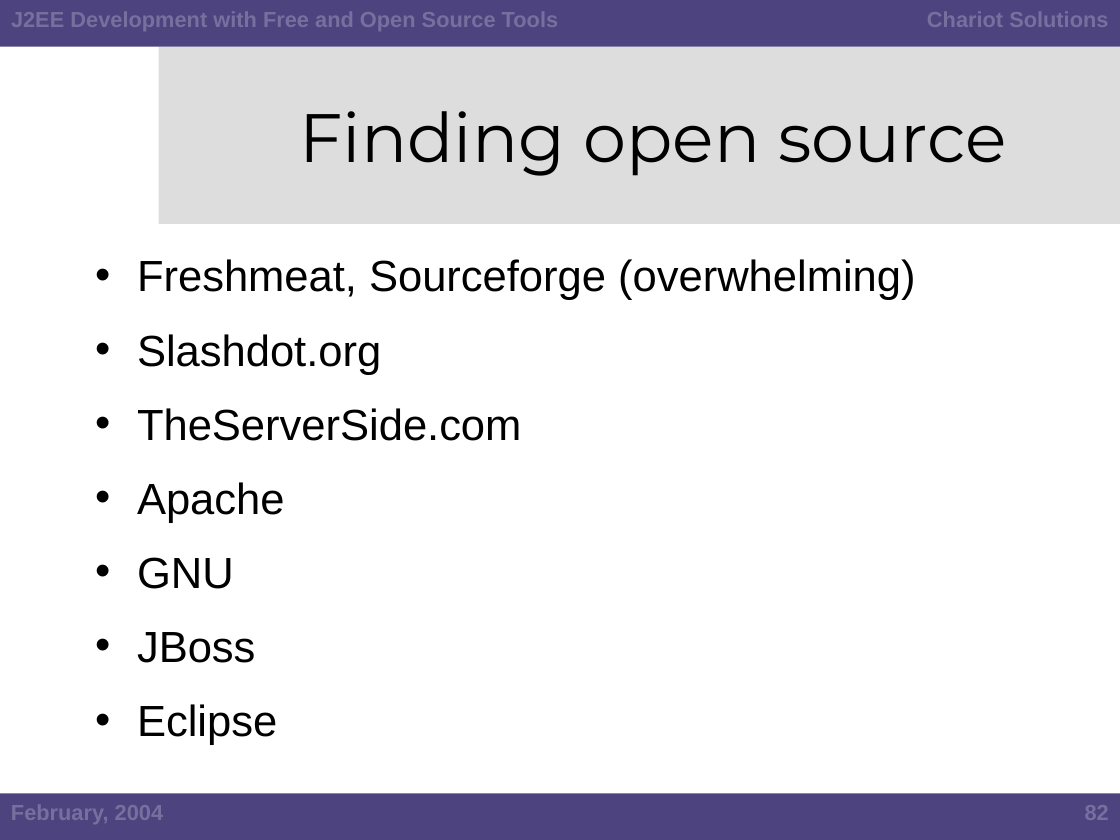
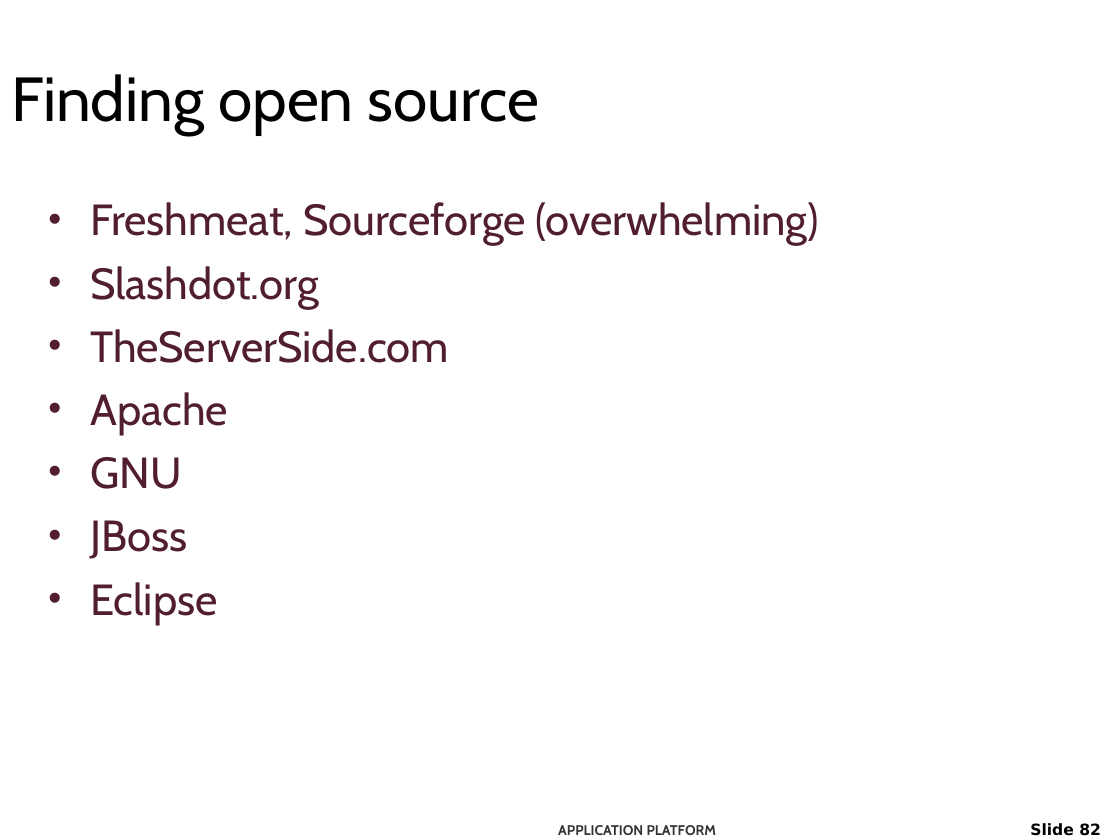
Before and after one commit to netspective/NEFS, a slide deck: slide 82 of support/docs/J2EE Development Using Open Source Software.ppt. Drawn at 1120x840 pixels with LibreOffice and Linux fonts; fonts in the diff are those of the drawing; background and template pictures are left out. Boxes give left, top, right and bottom in pixels: in the first picture for what was removed or moved away, otherwise in the second. Text is boxed around its words. In the diff, an @@ line names an element or a change of style, - is before the commit and + after.

Commit message:
The theme has been replaced, but it's still got foreign content that needs to be replaced and reworked.

```diff
--- a/support/docs/J2EE Development Using Open Source Software.ppt
+++ b/support/docs/J2EE Development Using Open Source Software.ppt
@@ rectangle removed at bbox=[0, 0, 1120, 47] @@
@@ text removed at bbox=[11, 12, 559, 31] @@
-J2EE Development with Free and Open Source Tools
@@ text removed at bbox=[927, 12, 1108, 27] @@
-Chariot Solutions
@@ title "Finding open source": place and size @@
-title "Finding open source" at bbox=[299, 111, 1006, 176]
+title "Finding open source" at bbox=[11, 74, 539, 136]
@@ title "Finding open source" at bbox=[11, 74, 539, 136]: size 44 to 40 pt, font Montserrat to Cabin; alignment centre to left @@
@@ rectangle removed at bbox=[159, 47, 1120, 224] @@
@@ text "Freshmeat, Sourceforge (overwhelming)": place and size @@
-text "Freshmeat, Sourceforge (overwhelming)" at bbox=[137, 259, 915, 745]
+text "Freshmeat, Sourceforge (overwhelming)" at bbox=[90, 202, 819, 625]
@@ text "Freshmeat, Sourceforge (overwhelming)" at bbox=[90, 202, 819, 625]: font Arial to Cabin, text colour #000000 to #511D30; less space between paragraphs; bullet colour #000000 to #511D30 @@
@@ rectangle removed at bbox=[0, 793, 1120, 840] @@
@@ text removed at bbox=[11, 805, 164, 824] @@
-February, 2004
@@ page number removed at bbox=[1085, 805, 1109, 820] @@
-82
@@ text added at bbox=[558, 825, 717, 835], 9 pt, text #333333, bold @@
+APPLICATION PLATFORM
@@ page number added at bbox=[1030, 823, 1101, 836], 10 pt, text #000000, bold @@
+Slide 82
```
Also in this commit, not shown: 87 other slides changed, 1 slide added, 2 slides removed.
